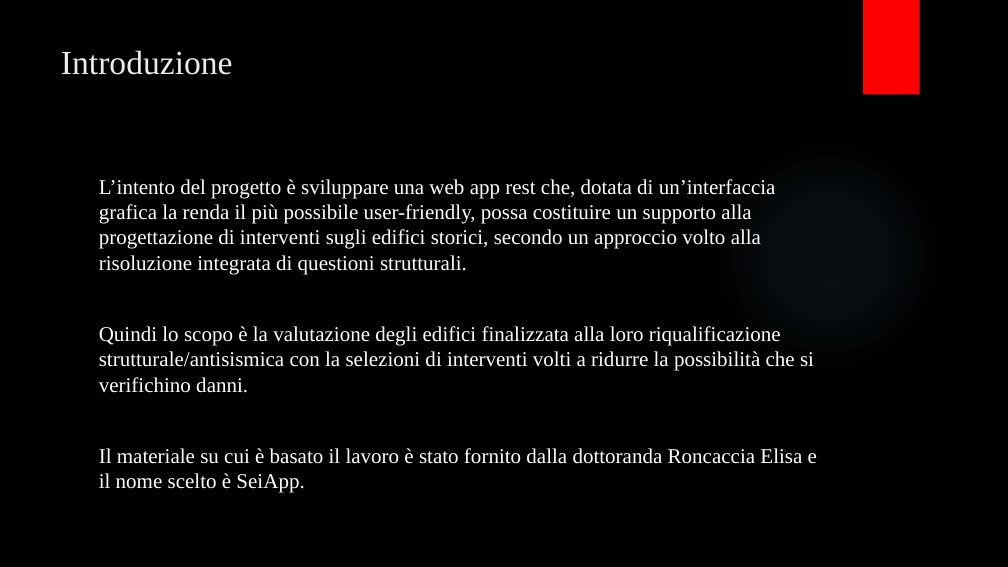
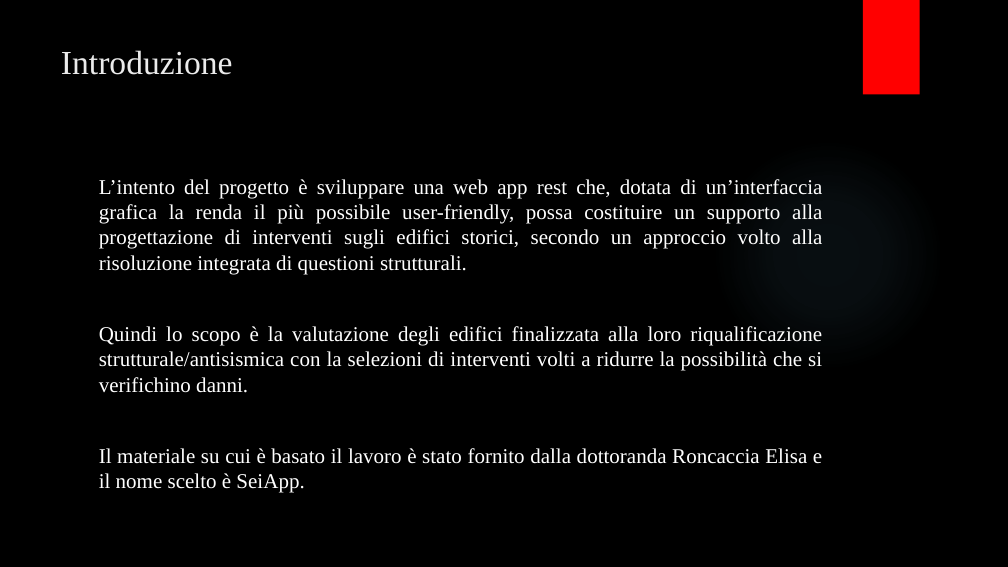
Before and after one commit to MetalGandix/ProjectSeiApp, a slide deck: slide 3 of SeiAppPP.pptx. Drawn at 1008x567 pixels with LibreOffice and Linux fonts; fonts in the diff are those of the drawing; background and template pictures are left out. Boxes give left, top, right and bottom in pixels: in the first picture for what was removed or moved away, otherwise in the second. Text is boxed around its words. In the diff, an @@ line names an element or a change of style, - is before the commit and + after.

```diff
--- a/SeiAppPP.pptx
+++ b/SeiAppPP.pptx
@@ text "L’intento del progetto è sviluppare ..." at <box>99,179,823,493</box>: alignment left to justified @@
```
Also in this commit, not shown: 3 other slides changed, 1 other file.
